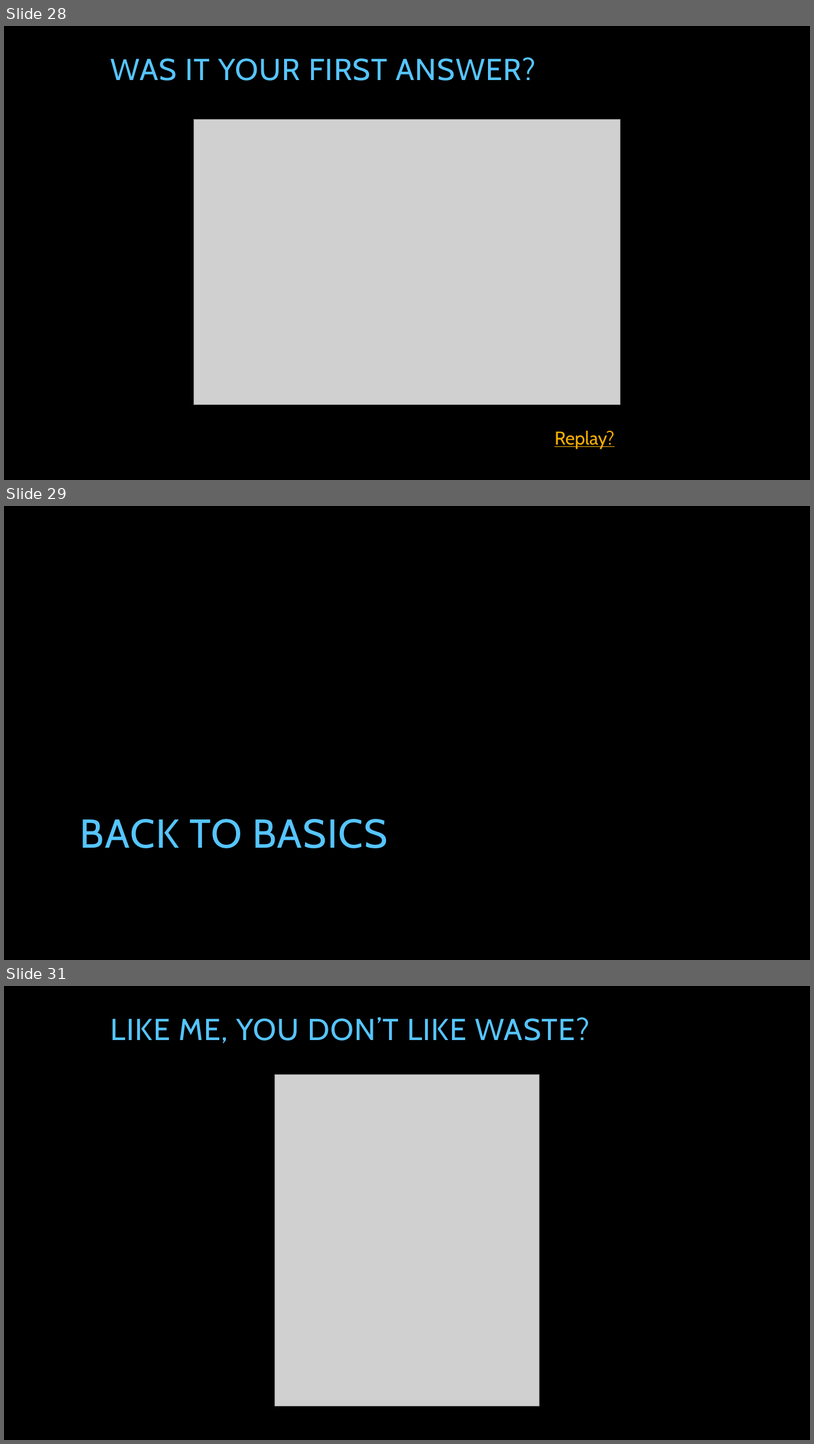
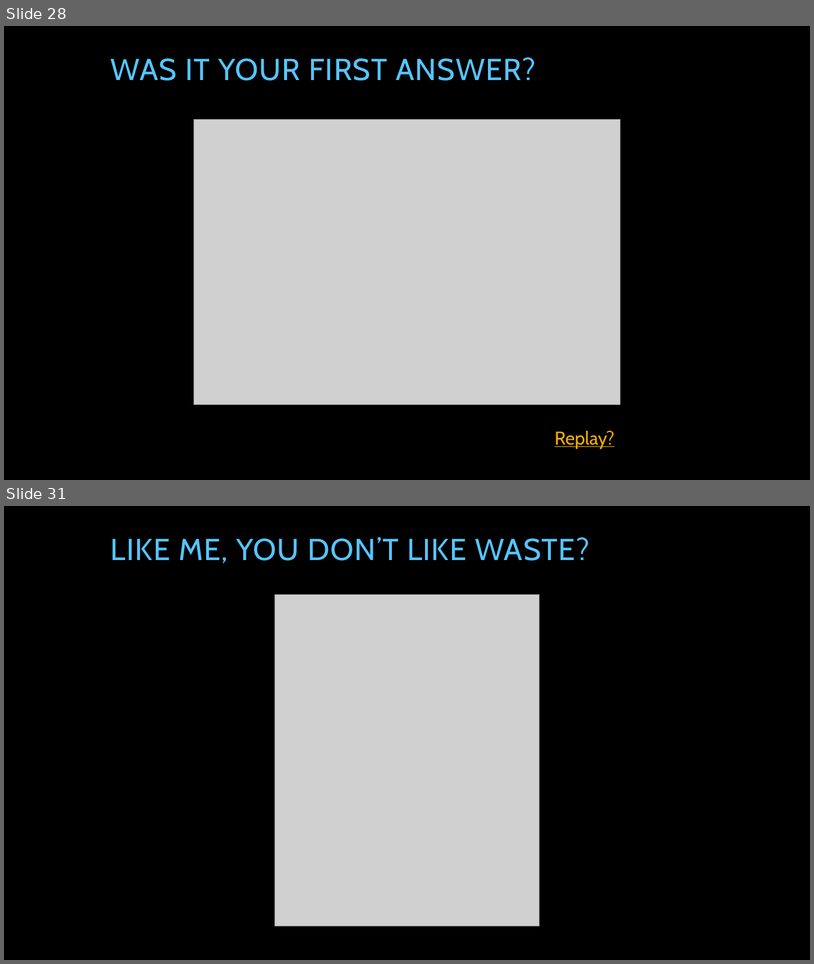
Before and after one commit to tpierrain/talk-AsyncAwait, a slide deck: AsyncAwait...ohWait.pptx. Shown one above the other, each under a label of ours: slides 28, 29 and 31 before the commit, slides 28 and 31 after it; the slides between them are not shown. The pictures are 814x1444 and 814x964 pixels, drawn with LibreOffice and Linux fonts; fonts in the diff are those of the drawing; grey boxes stand for pictures; background and template pictures are left out. Boxes give left, top, right and bottom in pixels: in the first picture for what was removed or moved away, otherwise in the second. Text is boxed around its words. In the diff, an @@ line names an element or a change of style, - is before the commit and + after.

```diff
--- a/AsyncAwait...ohWait.pptx
+++ b/AsyncAwait...ohWait.pptx
@@ slide 29 removed at box(4, 506, 810, 960), background picture (left out) @@
@@ title removed at box(80, 819, 388, 848) @@
-BACK TO BASICS
```
Also in this commit, not shown: 7 slides changed, 11 slides added, 1 other slide removed.
